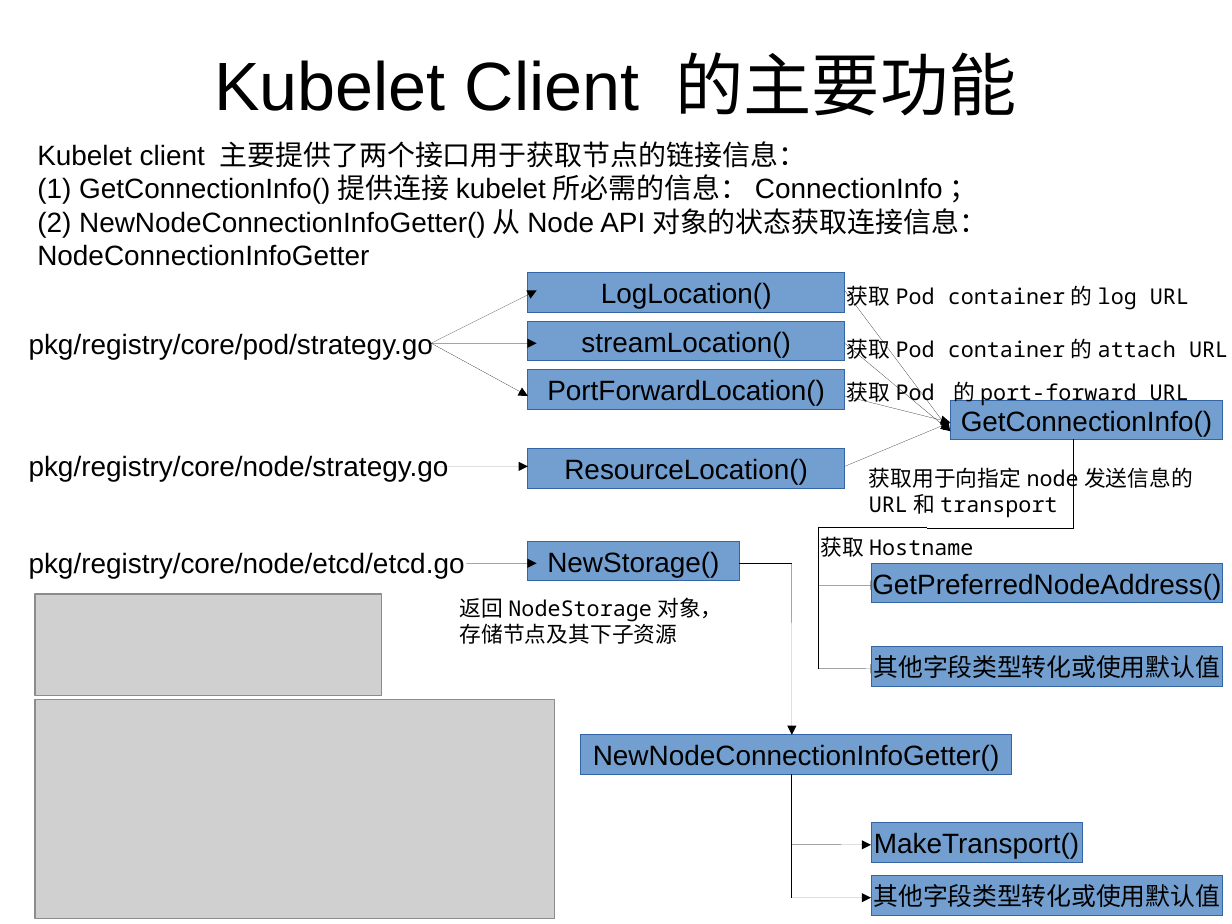
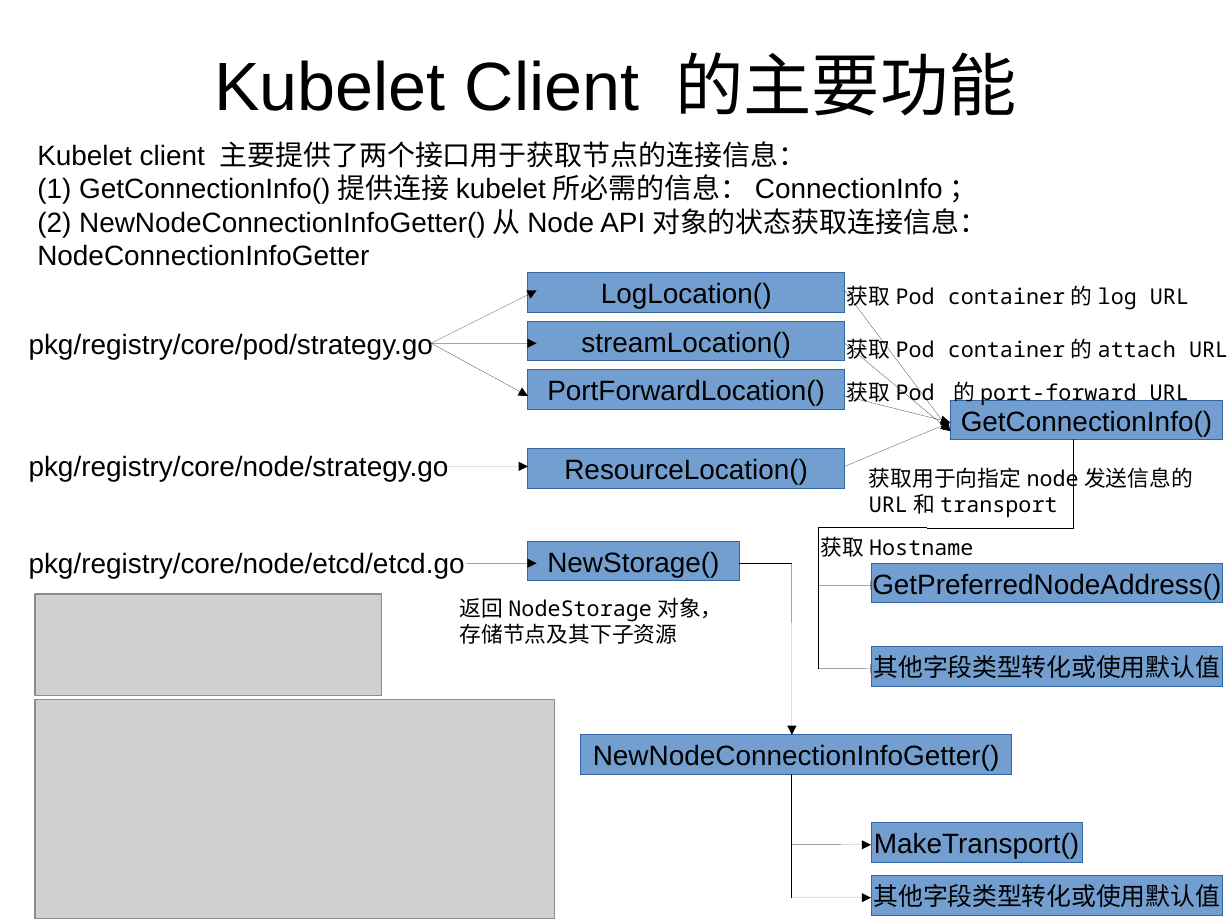
Before and after one commit to loveliuliu/Kubernetes-step-by-step, a slide deck: slide 17 of code_analysis/Kubelet/Kubelet.odp. Drawn at 1232x924 pixels with LibreOffice and Linux fonts; fonts in the diff are those of the drawing; grey boxes stand for pictures. Boxes give left, top, right and bottom in pixels: in the first picture for what was removed or moved away, otherwise in the second. Text is boxed around its words. In the diff, an @@ line names an element or a change of style, - is before the commit and + after.

```diff
--- a/code_analysis/Kubelet/Kubelet.odp
+++ b/code_analysis/Kubelet/Kubelet.odp
@@ text at box(37, 141, 806, 168): text changed @@
-Kubelet client 主要提供了两个接口用于获取节点的链接信息：
+Kubelet client 主要提供了两个接口用于获取节点的连接信息：
```
Also in this commit, not shown: 2 other slides changed, 9 slides added, 1 slide removed.
